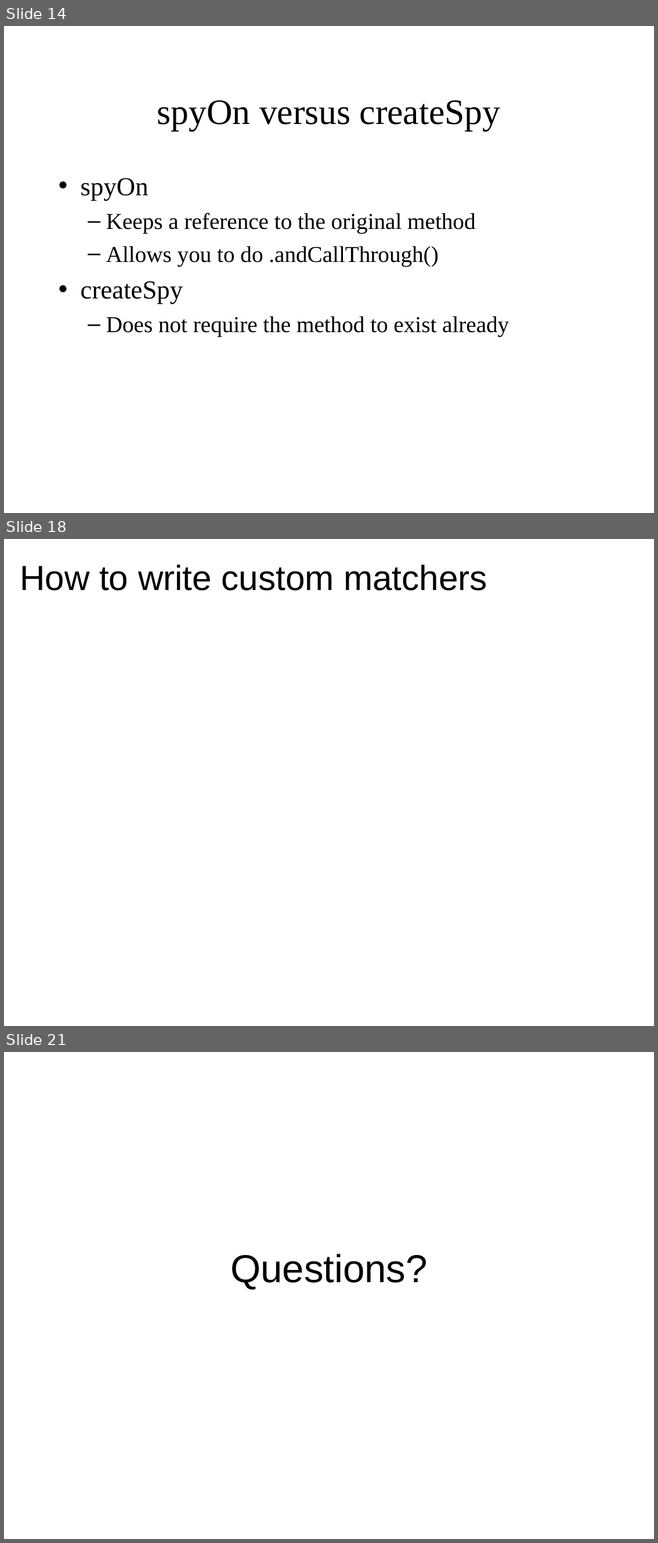
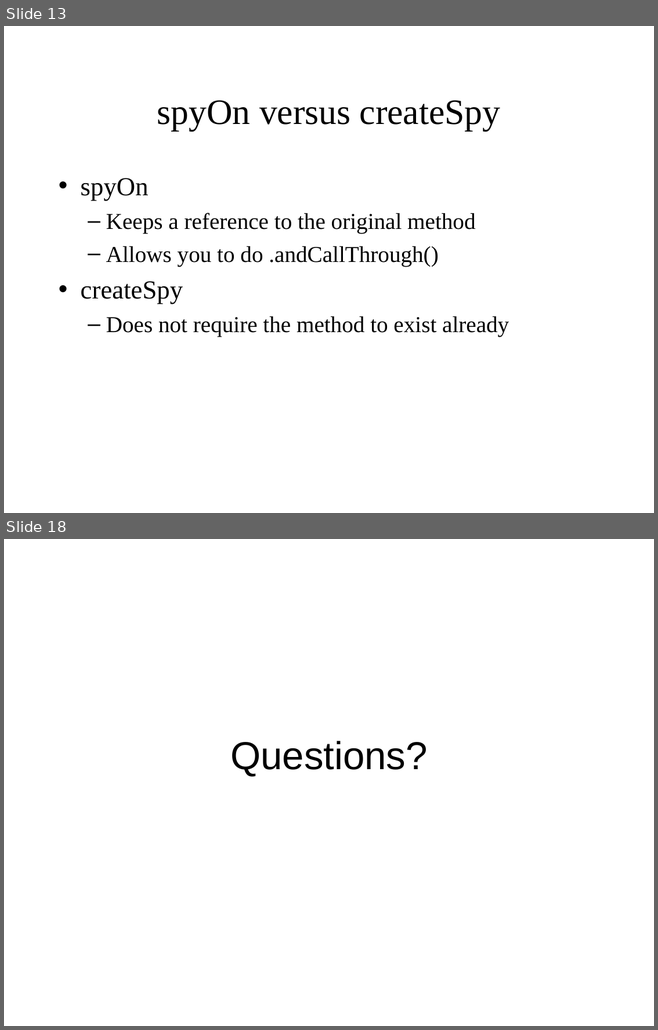
Before and after one commit to jomontanari/JasmineBowlingGame, a slide deck: TestingJavaScript_with_Jasmine.ppt. Shown one above the other, each under a label of ours: slides 14, 18 and 21 before the commit, slides 13 and 18 after it; the slides between them are not shown. The pictures are 658x1543 and 658x1030 pixels, drawn with LibreOffice and Linux fonts; fonts in the diff are those of the drawing. Boxes give left, top, right and bottom in pixels: in the first picture for what was removed or moved away, otherwise in the second. Text is boxed around its words. In the diff, an @@ line names an element or a change of style, - is before the commit and + after.

```diff
--- a/TestingJavaScript_with_Jasmine.ppt
+++ b/TestingJavaScript_with_Jasmine.ppt
@@ slide 18 removed at (x1=4, y1=539, x2=654, y2=1026), background #FFFFFF @@
@@ title removed at (x1=20, y1=565, x2=487, y2=591) @@
-How to write custom matchers
@@ what was slide 14 is now slide 13 @@
@@ what was slide 21 is now slide 18 @@
```
Also in this commit, not shown: 6 slides changed, 6 slides added, 8 other slides removed, 1 other file.
